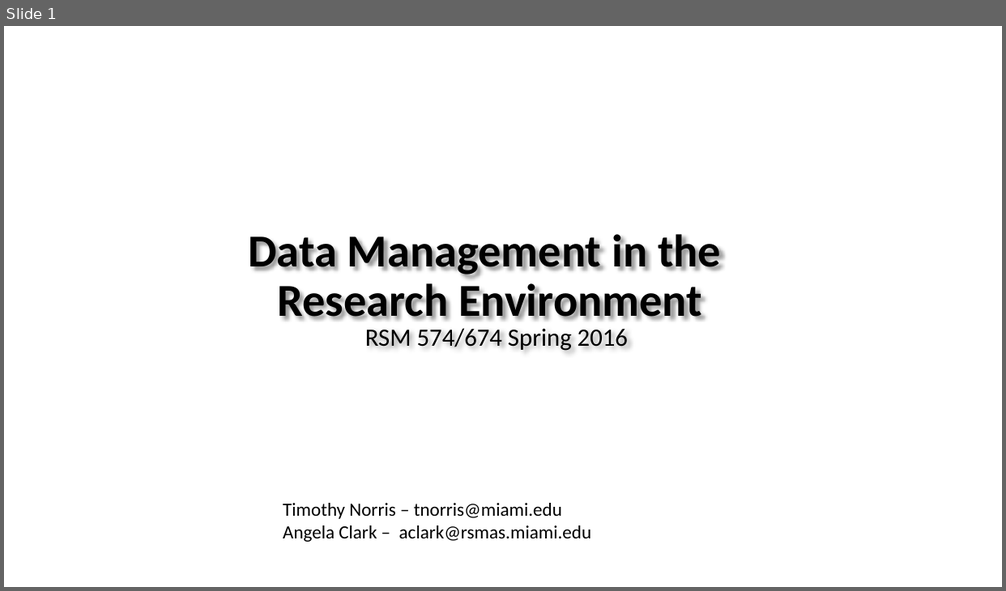
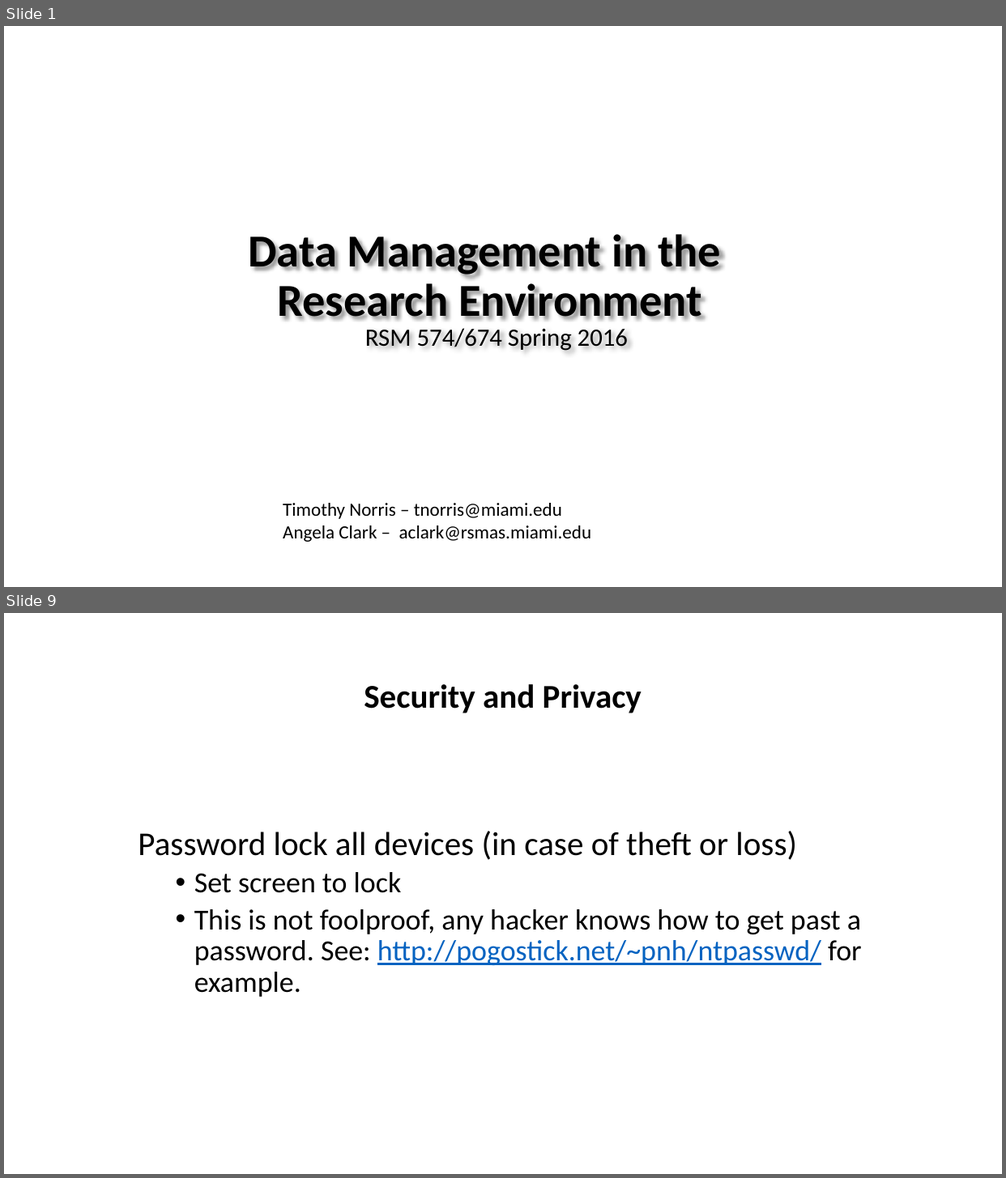
Before and after one commit to tibbben/teaching.data.literacy, a slide deck: UM_DataManagementClass/Lessons/05/05_SecondMeeting.pptx. Shown one above the other, each under a label of ours: slide 1 before the commit, slides 1 and 9 after it; the slides between them are not shown. The pictures are 1006x591 and 1006x1178 pixels, drawn with LibreOffice and Linux fonts; fonts in the diff are those of the drawing; background and template pictures are left out. Boxes give left, top, right and bottom in pixels: in the first picture for what was removed or moved away, otherwise in the second. Text is boxed around its words. In the diff, an @@ line names an element or a change of style, - is before the commit and + after.

```diff
--- a/UM_DataManagementClass/Lessons/05/05_SecondMeeting.pptx
+++ b/UM_DataManagementClass/Lessons/05/05_SecondMeeting.pptx
@@ slide 9 added at (x1=4, y1=613, x2=1002, y2=1174), background #FFFFFF @@
@@ title added at (x1=364, y1=684, x2=641, y2=713), 32 pt, text #000000, bold @@
+Security and Privacy
@@ text added at (x1=138, y1=831, x2=862, y2=997), 28 pt, text #000000 @@
+Password lock all devices (in case of theft or loss)
+  • Set screen to lock
+  • This is not foolproof, any hacker knows how to get past a password. See: http://pogostick.net/~pnh/ntpasswd/ for example.
```
Also in this commit, not shown: 2 slides changed, 26 other slides added, 2 other files.
